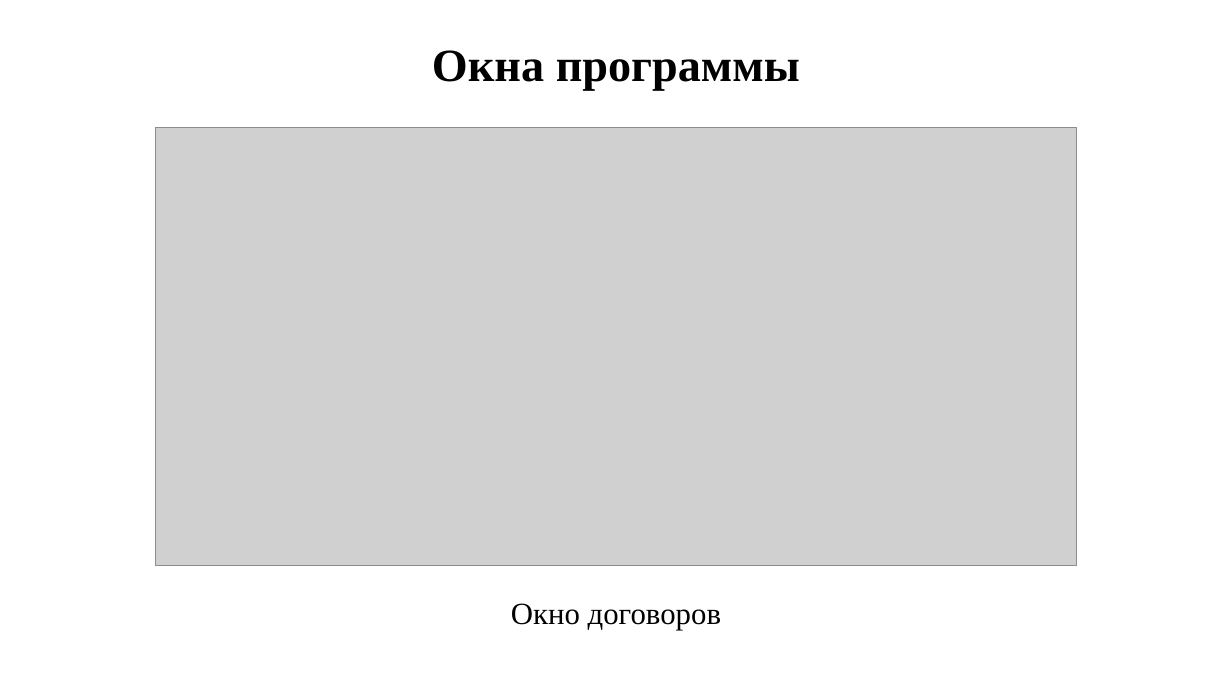
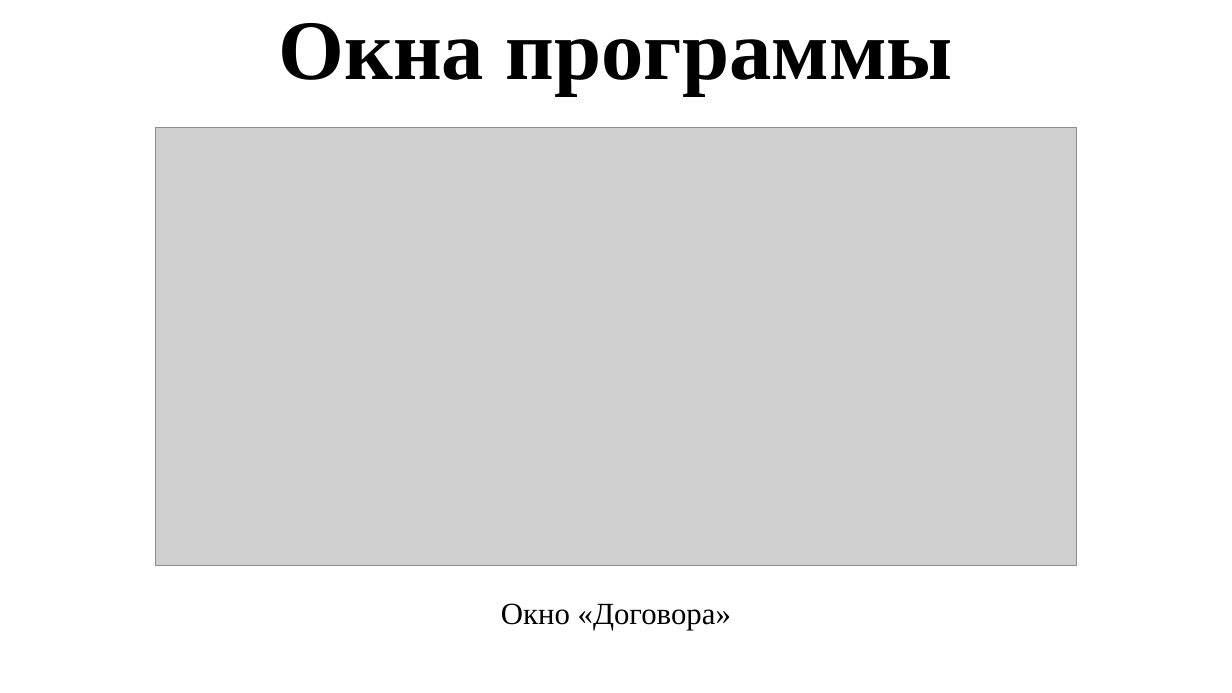
Before and after one commit to maldavan5916/VacTimeTP, a slide deck: slide 8 of Documentation/DIPLOM/Presentation.pptx. Drawn at 1232x693 pixels with LibreOffice and Linux fonts; fonts in the diff are those of the drawing; grey boxes stand for pictures. Boxes give left, top, right and bottom in pixels: in the first picture for what was removed or moved away, otherwise in the second. Text is boxed around its words. In the diff, an @@ line names an element or a change of style, - is before the commit and + after.

```diff
--- a/Documentation/DIPLOM/Presentation.pptx
+++ b/Documentation/DIPLOM/Presentation.pptx
@@ title "Окна программы" moved from (x1=432, y1=50, x2=800, y2=90) to (x1=279, y1=23, x2=952, y2=95) @@
@@ title "Окна программы" at (x1=279, y1=23, x2=952, y2=95): size 36 to 66 pt @@
@@ text at (x1=501, y1=603, x2=731, y2=630): text changed @@
-Окно договоров
+Окно «Договора»
```
Also in this commit, not shown: 9 other slides changed, 2 slides added, 2 slides removed, 1 other file.
